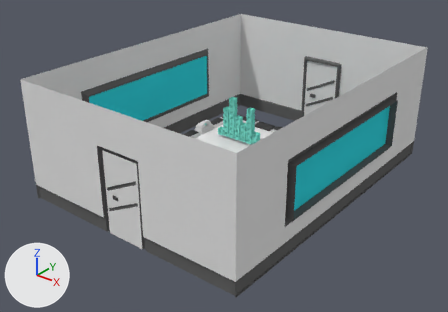
The Blender file work/HoloMachine.blend, before and after one commit.
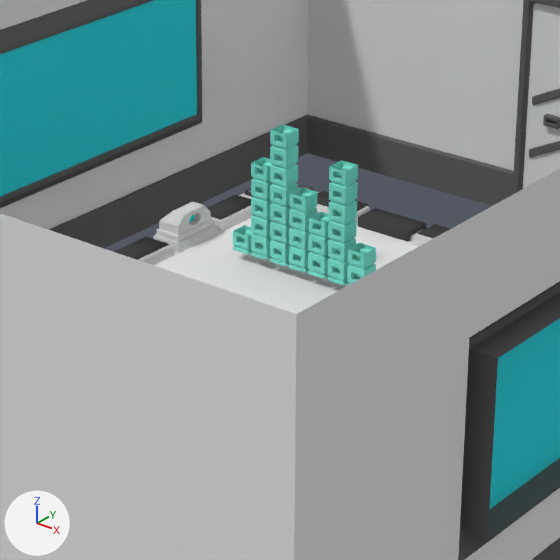
There are two pictures of each version: one whole from a camera (50 mm lens) standing at (8.63, -11.38, 7.44) and looking at (-0.05, -0.53, 0.71), one close up on the part from 33% to 70% of the width and 19% to 72% of the height. The lights are fixed; the arrows at lower left show +X, +Y and +Z.

Names of what the first close-up shows: 'Back', 'Grid', 'Hologram.001', 'LightBox', 'MachineBox', 'MachineFrame', 'Wall'.
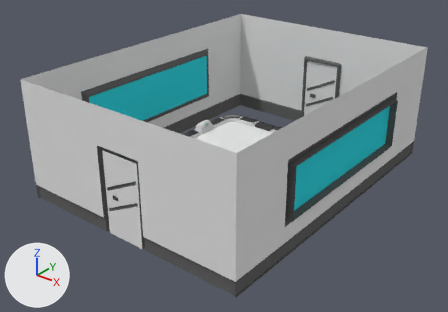
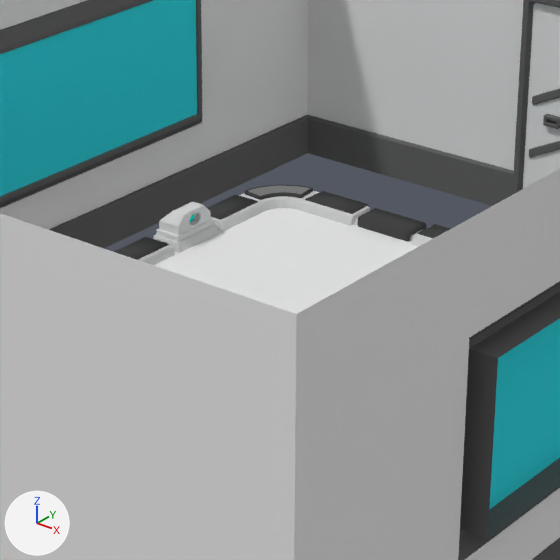
What differs and where, as boxes [x1, y1, x2, y2] in the close-ups (560 x 560 px):
'Hologram.001', deleted (cyan)
    before: [233, 125, 376, 286]

The change, as a list of edits to the scene's bpy script:
```text
Remove ob_hologram_001:
    ob_hologram_001 = bpy.data.objects.new('Hologram.001', me_cube_025)
    ob_hologram_001.location = (-0.18, 0.0, 1.6)
```
